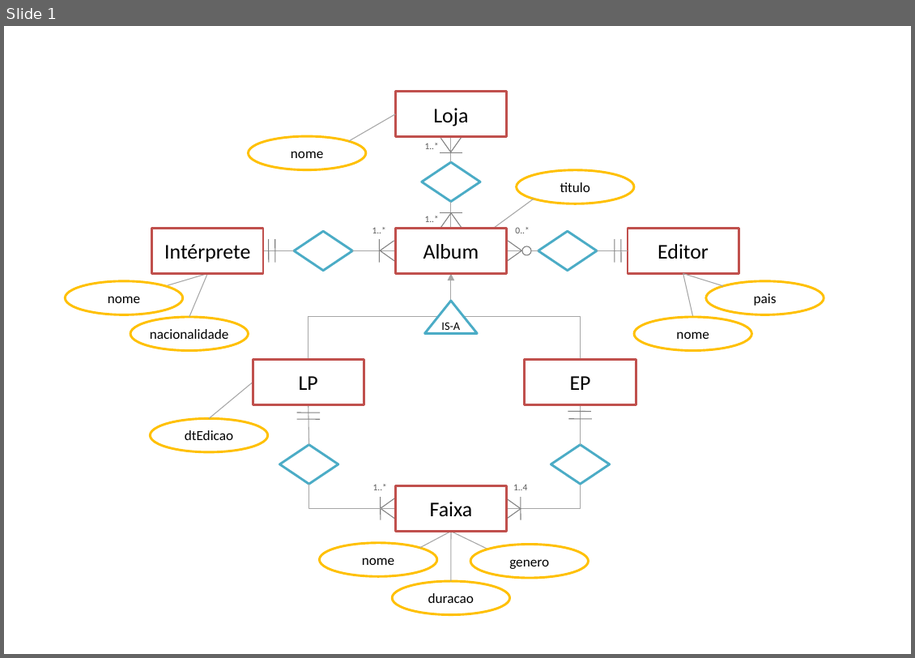
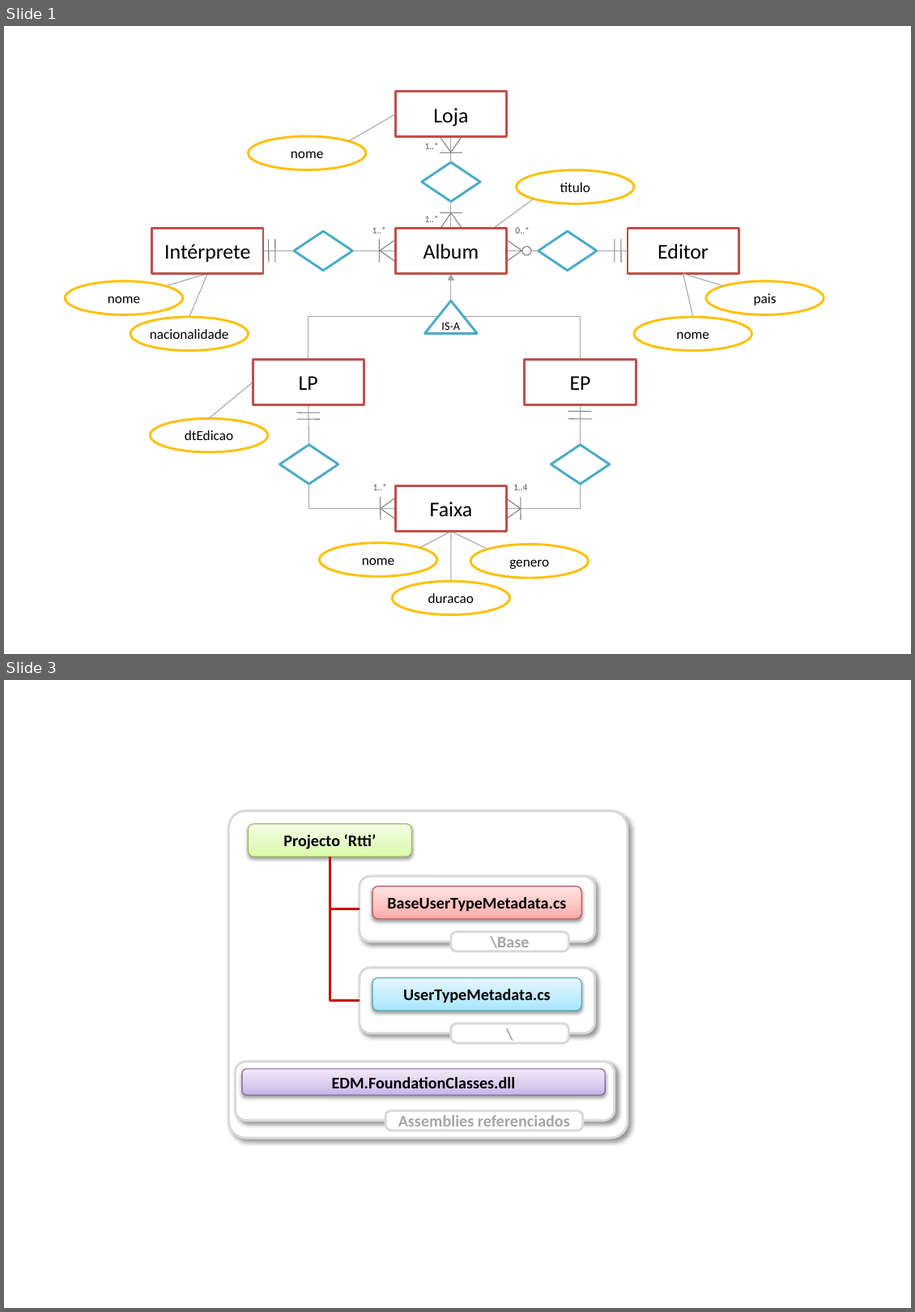
Before and after one commit to Netivski/projectoseminario, a slide deck: Documentação/Report Structures.pptx. Shown one above the other, each under a label of ours: slide 1 before the commit, slides 1 and 3 after it; the slides between them are not shown. The pictures are 915x658 and 915x1312 pixels, drawn with LibreOffice and Linux fonts; fonts in the diff are those of the drawing. Boxes give left, top, right and bottom in pixels: in the first picture for what was removed or moved away, otherwise in the second. Text is boxed around its words. In the diff, an @@ line names an element or a change of style, - is before the commit and + after.

```diff
--- a/Documentação/Report Structures.pptx
+++ b/Documentação/Report Structures.pptx
@@ slide 3 added at (4,680,911,1308), background #FFFFFF @@
@@ group added at (228,810,628,1138): 11 rounded rectangles, 2 elbow lines @@
+Projecto ‘Rtti’
+BaseUserTypeMetadata.cs
+\Base
+EDM.FoundationClasses.dll
+Assemblies referenciados
+UserTypeMetadata.cs
+\
```
Also in this commit, not shown: 9 other slides added, 1 slide removed, 1 other file.
